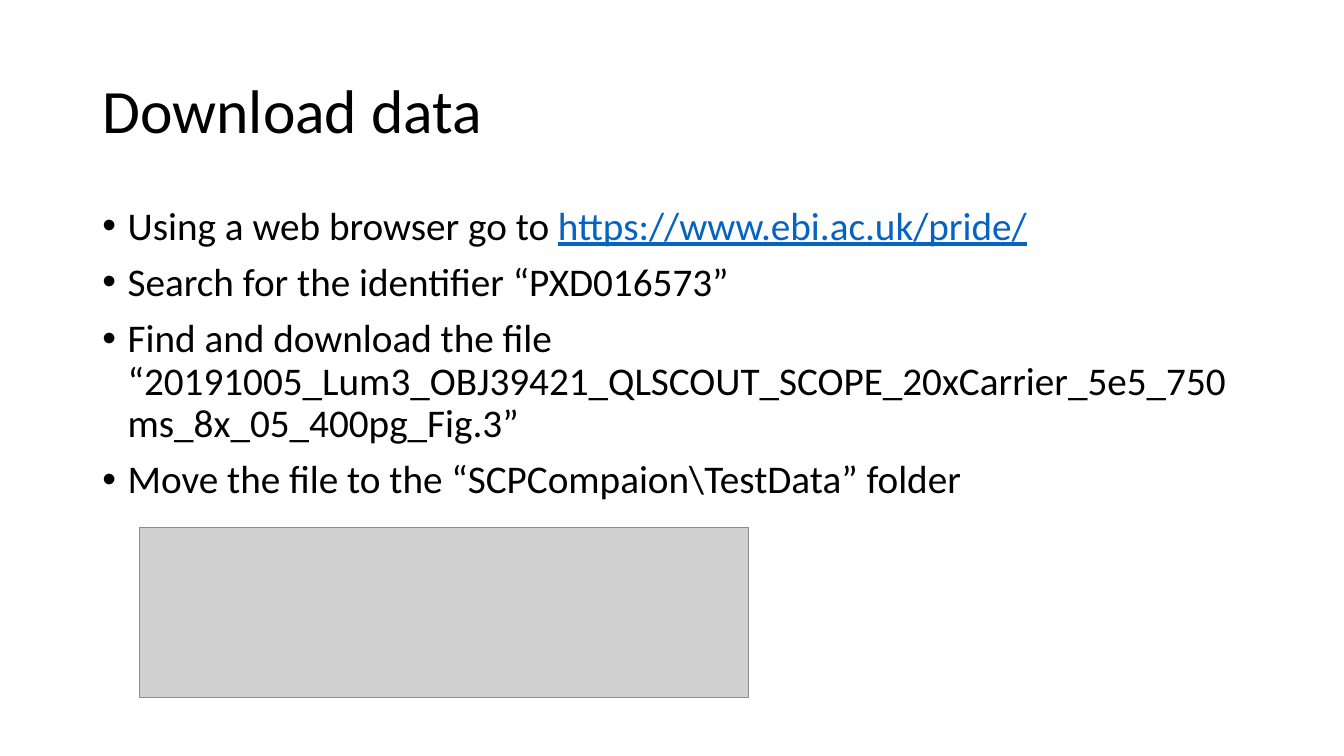
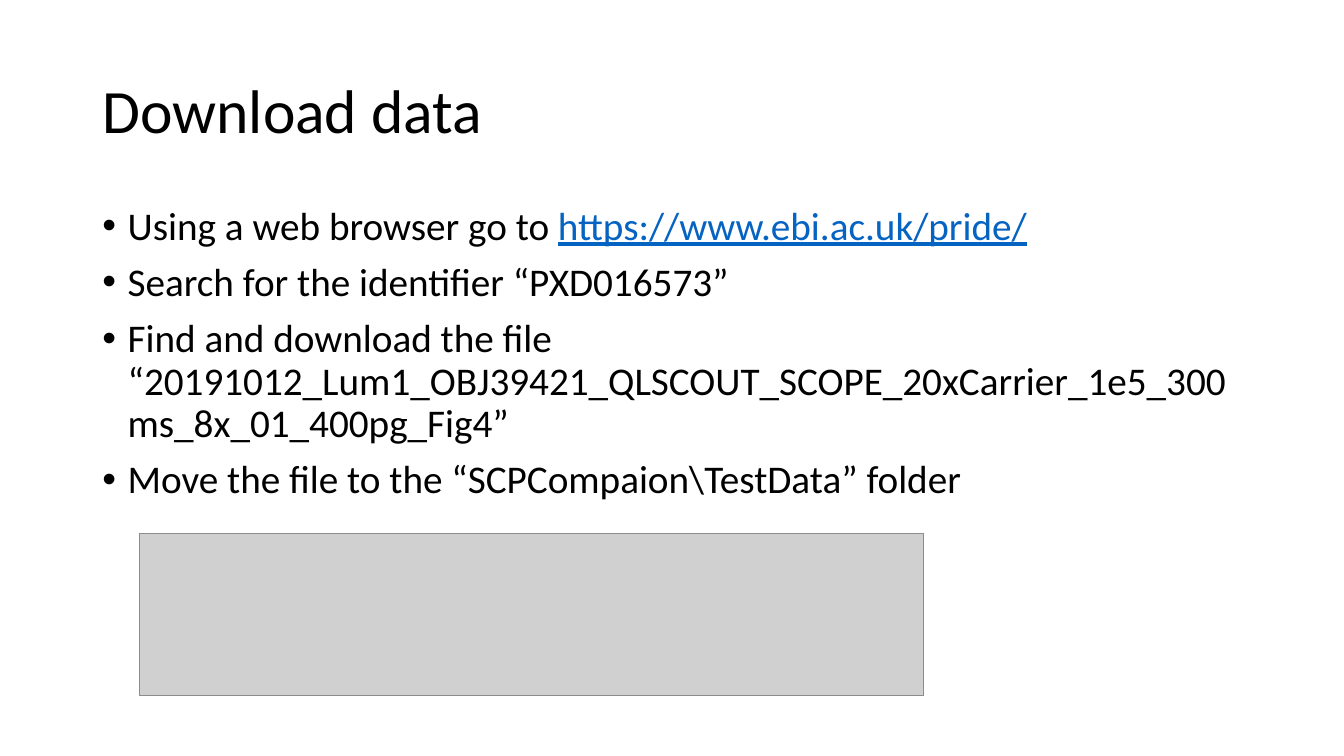
Before and after one commit to scp-ms/SCPCompanion, a slide deck: slide 3 of GettingStarted/UsingSCPCompanion.pptx. Drawn at 1344x756 pixels with LibreOffice and Linux fonts; fonts in the diff are those of the drawing; grey boxes stand for pictures. Boxes give left, top, right and bottom in pixels: in the first picture for what was removed or moved away, otherwise in the second. Text is boxed around its words. In the diff, an @@ line names an element or a change of style, - is before the commit and + after.

Commit message:
Updated Data and PowerPoint for Revision #2

```diff
--- a/GettingStarted/UsingSCPCompanion.pptx
+++ b/GettingStarted/UsingSCPCompanion.pptx
@@ text at <box>128,324,1226,444</box>: text changed @@
-• Find and download the file “20191005_Lum3_OBJ39421_QLSCOUT_SCOPE_20xCarrier_5e5_750ms_8x_05_400pg_Fig.3”
+• Find and download the file “20191012_Lum1_OBJ39421_QLSCOUT_SCOPE_20xCarrier_1e5_300ms_8x_01_400pg_Fig4”
@@ picture: place and size @@
-picture at <box>139,527,749,698</box>
+picture at <box>139,533,924,696</box>
```
Also in this commit, not shown: 3 other slides changed, 2 slides added, 4 other files.
